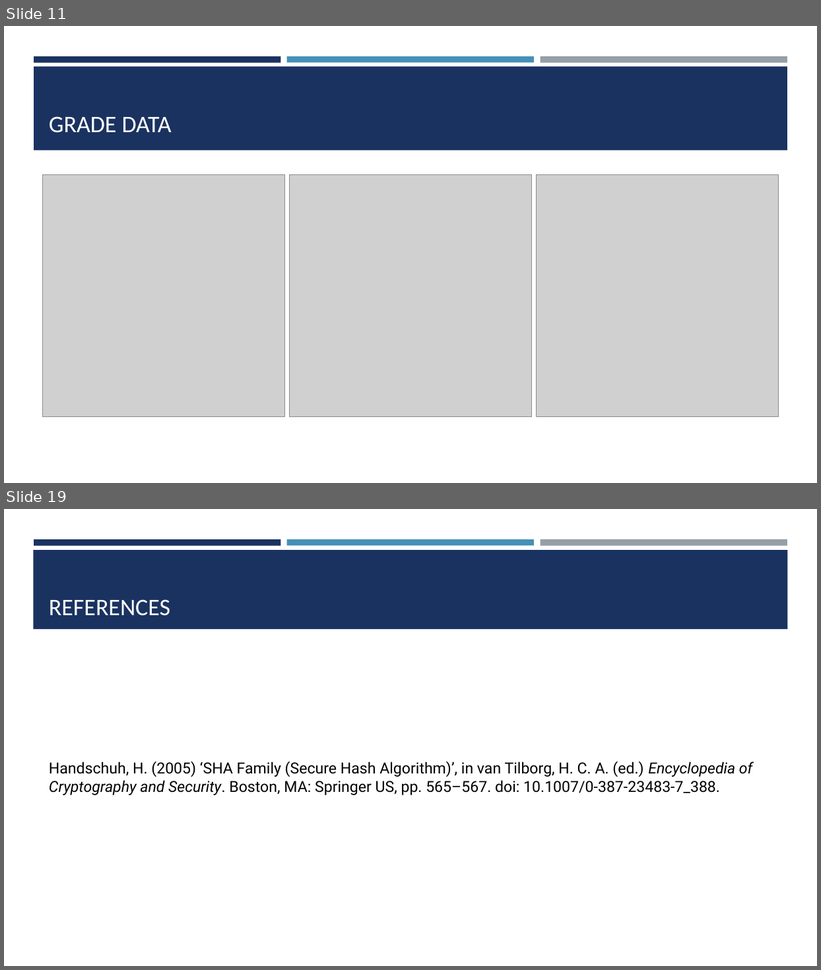
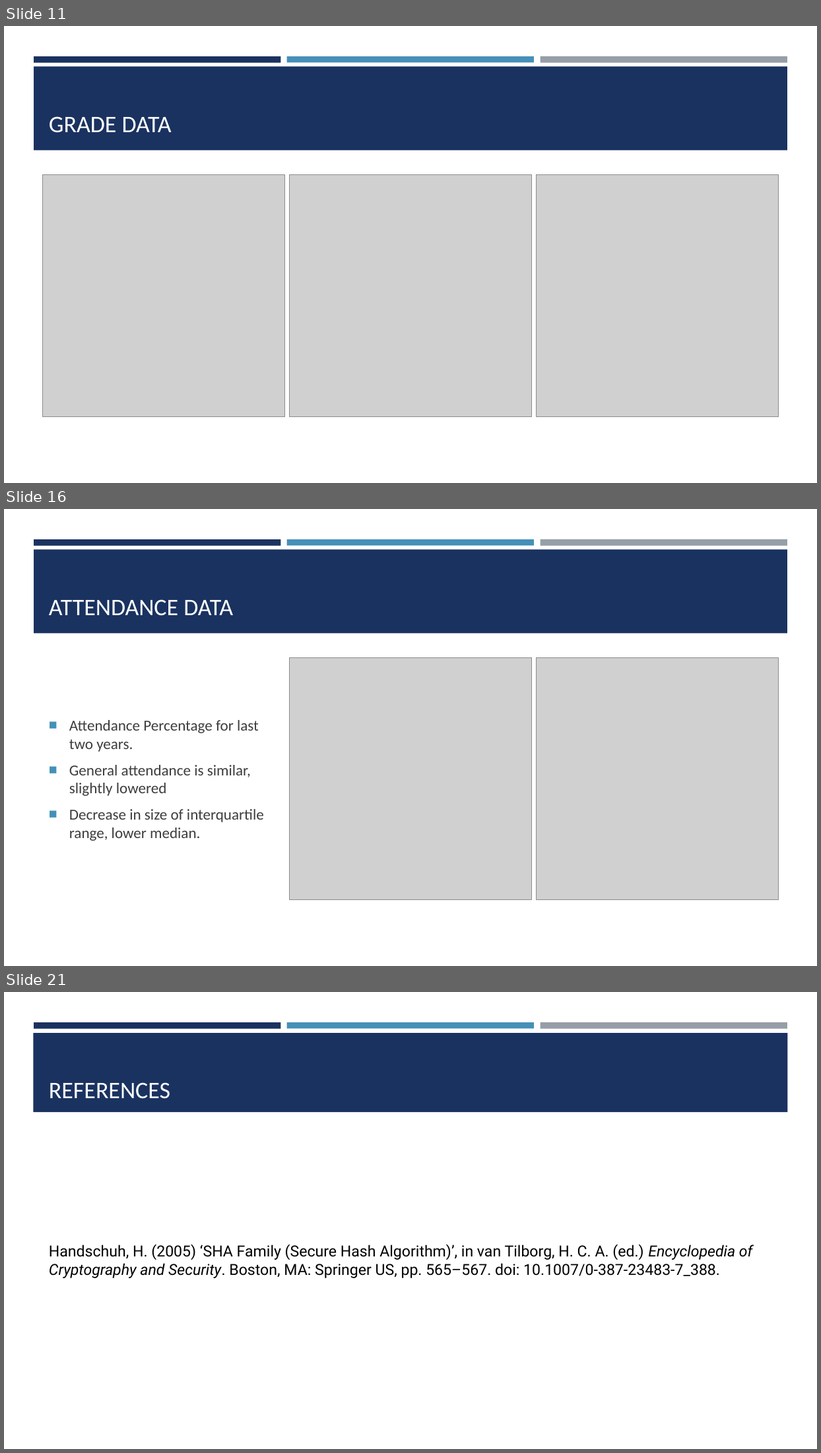
Before and after one commit to ChrisAcornleyPhD/CAP512Data, a slide deck: scripts/CAP512.pptx. Shown one above the other, each under a label of ours: slides 11 and 19 before the commit, slides 11, 16 and 21 after it; the slides between them are not shown. The pictures are 821x970 and 821x1453 pixels, drawn with LibreOffice and Linux fonts; fonts in the diff are those of the drawing; grey boxes stand for pictures. Boxes give left, top, right and bottom in pixels: in the first picture for what was removed or moved away, otherwise in the second. Text is boxed around its words. In the diff, an @@ line names an element or a change of style, - is before the commit and + after.

Commit message:
Completed section on data comparison for presentation

```diff
--- a/scripts/CAP512.pptx
+++ b/scripts/CAP512.pptx
@@ slide 16 added at [4,509,817,966], background #FFFFFF; not listed: 4 template elements that a slide beside it also shows @@
@@ title added at [49,599,233,616], 28 pt, text #FFFFFF @@
+ATTENDANCE DATA
@@ picture added at [290,658,531,900] @@
@@ picture added at [536,658,778,900] @@
@@ text added at [69,720,264,841], 18 pt, text #3D3D3D @@
+■ Attendance Percentage for last two years.
+■ General attendance is similar, slightly lowered
+■ Decrease in size of interquartile range, lower median.
@@ what was slide 19 is now slide 21 @@
```
Also in this commit, not shown: 4 slides changed, 7 other slides added, 6 slides removed.
